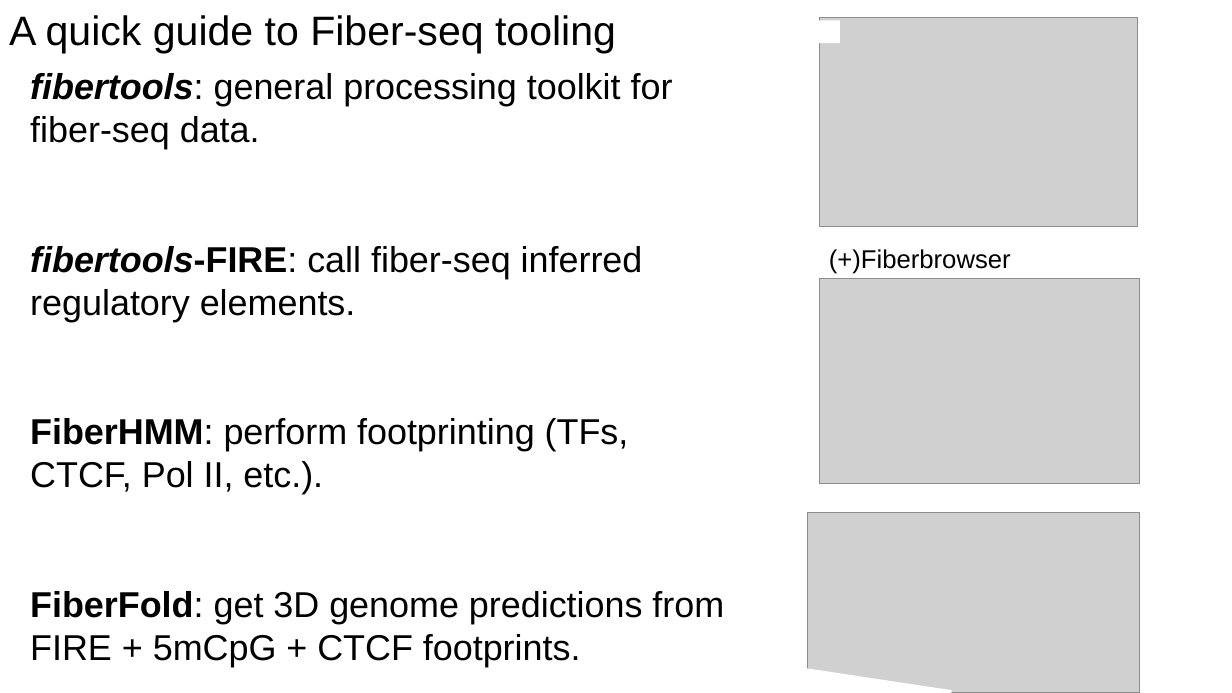
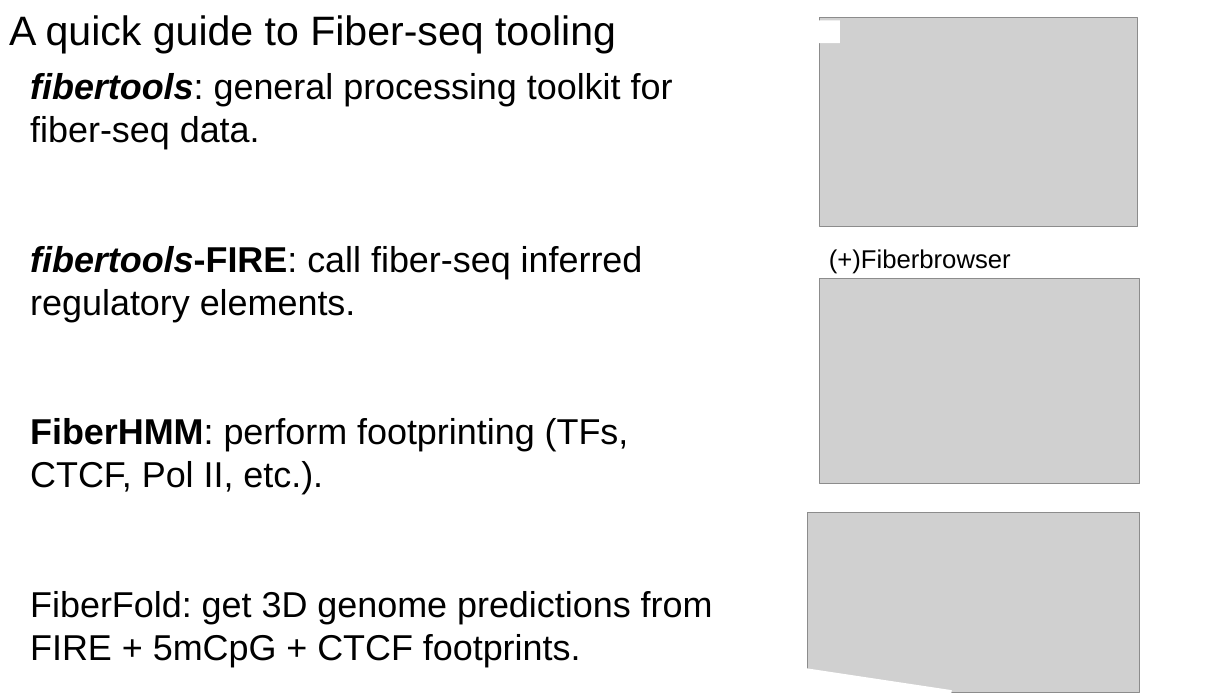
Before and after one commit to christylaflamme/fiber-seq-workshop, a slide deck: slide 9 of slides/LaFlamme_fiber-seq_CSHL_workshop_slide_deck.pptx (slide 15 before the commit). Drawn at 1232x693 pixels with LibreOffice and Linux fonts; fonts in the diff are those of the drawing; grey boxes stand for pictures. Boxes give left, top, right and bottom in pixels: in the first picture for what was removed or moved away, otherwise in the second. Text is boxed around its words. In the diff, an @@ line names an element or a change of style, - is before the commit and + after.

```diff
--- a/slides/LaFlamme_fiber-seq_CSHL_workshop_slide_deck.pptx
+++ b/slides/LaFlamme_fiber-seq_CSHL_workshop_slide_deck.pptx
@@ text at bbox=[30, 591, 713, 667]: bold off in "FiberFold:" @@
```
Also in this commit, not shown: 3 other slides changed, 7 slides removed, 1 other file.
